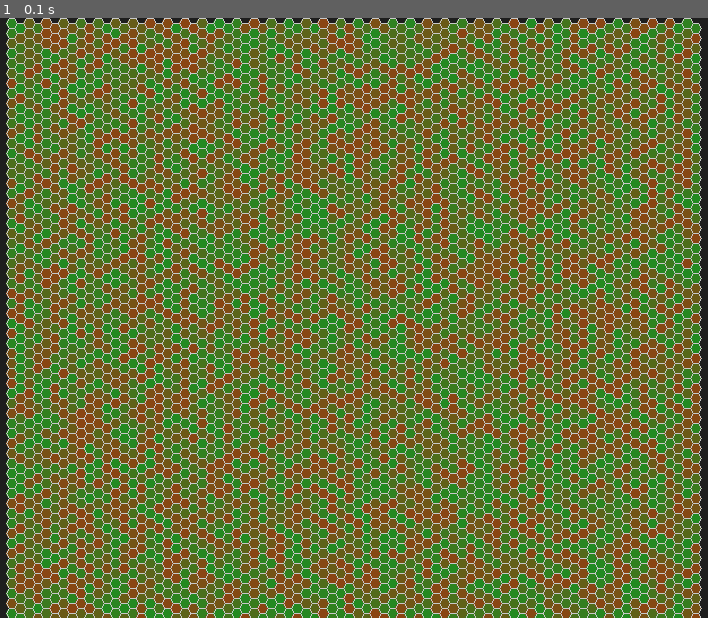
Above: before the commit, frame 1.
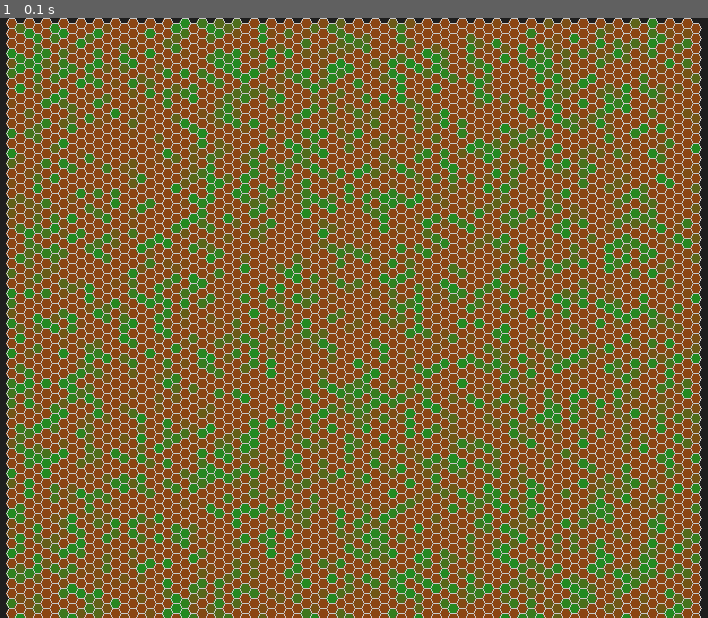
Above: after the commit, the same moment.

Repository: joselc/life-sim-first-try
Game: pygame game, started from main.py
Same seed, same stepped clock (60 frames per second), same inputs: the game is played once before the commit and once after it.
Inputs:
- Up to frame 1 (0.1 s): no input

The runs differ from the first frame. In frame 1, 53% of the frame differs, in the area x 0-100%, y 0-100%.

Commit message:
feat: created PlantHexagon and GroundHexagon types

Diff:
--- a/hexagon.py
+++ b/hexagon.py
@@ -15,6 +15,17 @@
             (cx - a/2, cy - (a * math.sqrt(3) / 2)),
             (cx + a/2, cy - (a * math.sqrt(3) / 2))
         ]
+
+    def update(self, t):
+        pass
+
+    def draw(self, screen):
+        pass
+
+
+class PlantHexagon(Hexagon):
+    def __init__(self, cx, cy, a):
+        super().__init__(cx, cy, a)
         self.phase = random.uniform(0, 2 * math.pi)
         self.t = 0
 
@@ -26,9 +37,19 @@
         brown = (139, 69, 19)
         factor = 0.5 * (1 + math.sin(self.t + self.phase))
         fill_color = (
-            int(brown[0]*(1 - factor) + green[0]*factor),
-            int(brown[1]*(1 - factor) + green[1]*factor),
-            int(brown[2]*(1 - factor) + green[2]*factor)
+            int(brown[0] * (1 - factor) + green[0] * factor),
+            int(brown[1] * (1 - factor) + green[1] * factor),
+            int(brown[2] * (1 - factor) + green[2] * factor)
         )
         pygame.draw.polygon(screen, fill_color, self.points, 0)
         pygame.draw.polygon(screen, (200, 200, 200), self.points, 1)
+
+
+class GroundHexagon(Hexagon):
+    def update(self, t):
+        pass
+
+    def draw(self, screen):
+        brown = (139, 69, 19)
+        pygame.draw.polygon(screen, brown, self.points, 0)
+        pygame.draw.polygon(screen, (200, 200, 200), self.points, 1)
--- a/mesh.py
+++ b/mesh.py
@@ -1,6 +1,7 @@
 import math
+import random
 import pygame
-from hexagon import Hexagon
+from hexagon import PlantHexagon, GroundHexagon
 
 class HexMesh:
     def __init__(self, num_columns, num_rows, display_width, display_height):
@@ -21,8 +22,12 @@
                 else:
                     cy = offset_y + a * math.sqrt(3) + j * (a * math.sqrt(3))
 
-                # Create a Hexagon instance from the imported class
-                hexagon = Hexagon(cx, cy, a)
+                # Randomly choose between a plant hexagon and ground hexagon
+                if random.random() < 0.5:
+                    hexagon = PlantHexagon(cx, cy, a)
+                else:
+                    hexagon = GroundHexagon(cx, cy, a)
+
                 self.hexagons.append(hexagon)
 
     def update(self, t):
